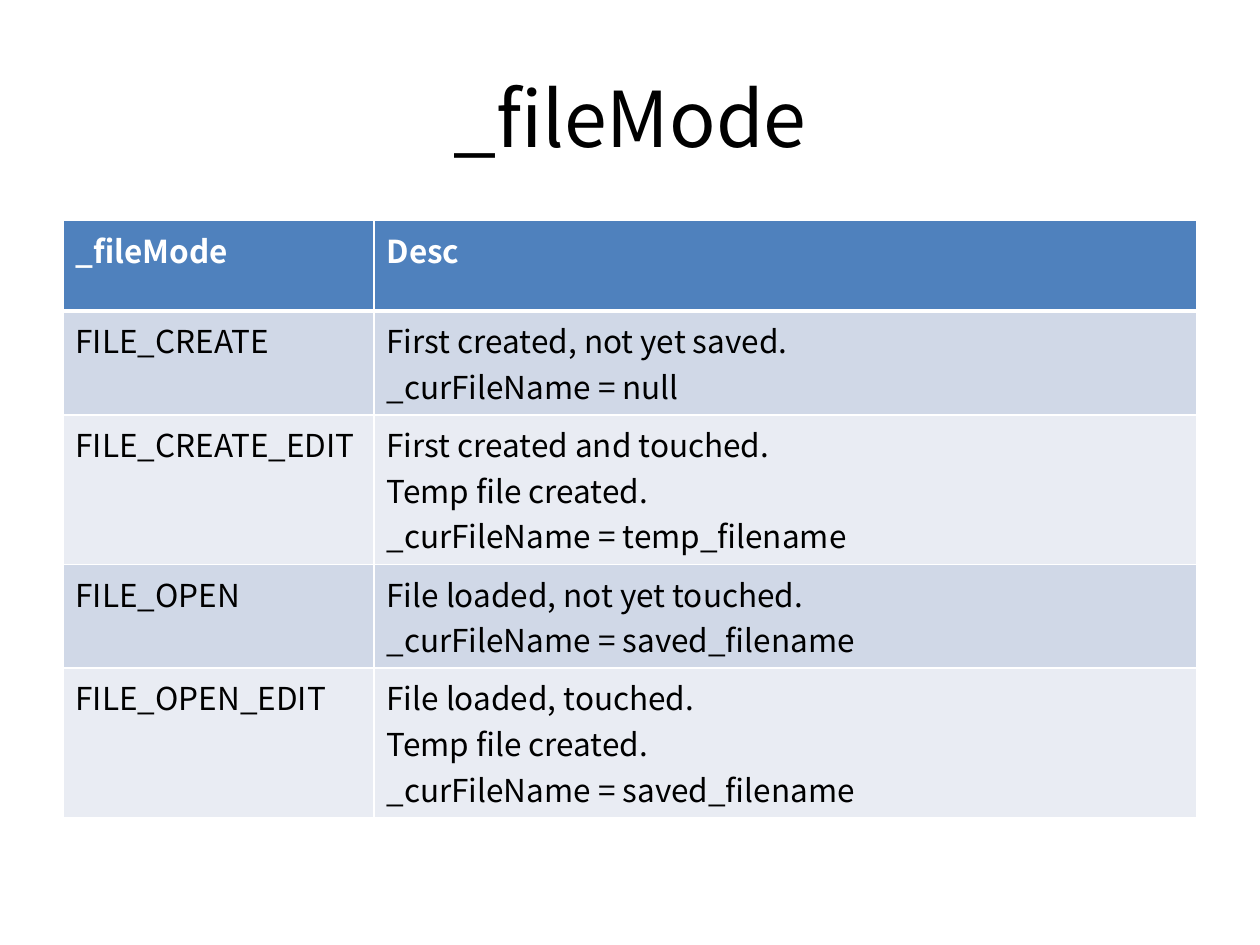
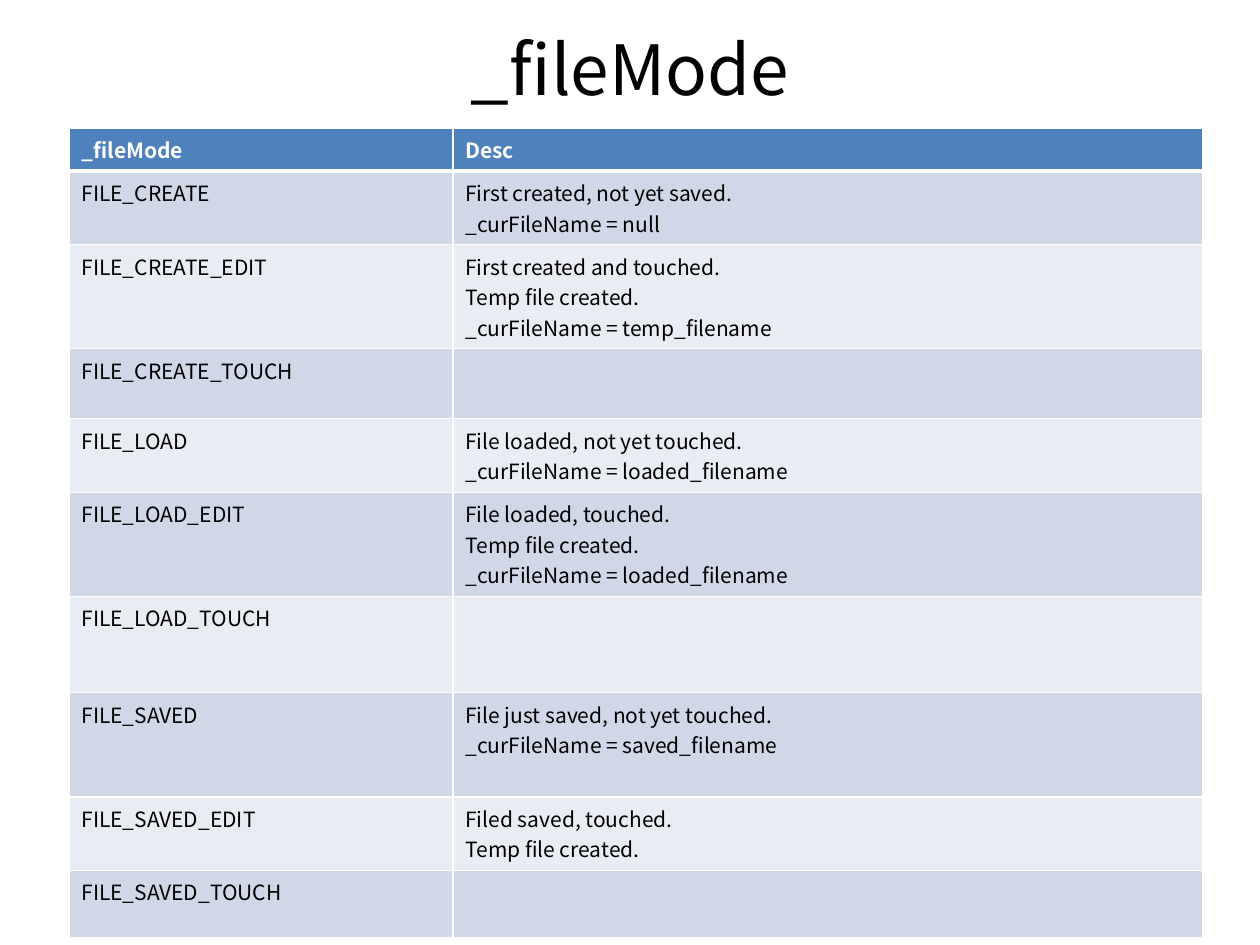
Before and after one commit to dummyFirst/HelloSpen2, a slide deck: slide 2 of usr_doc/HelloSpen2_Programming_Table.pptx. Drawn at 1260x945 pixels with LibreOffice and Linux fonts; fonts in the diff are those of the drawing. Boxes give left, top, right and bottom in pixels: in the first picture for what was removed or moved away, otherwise in the second. Text is boxed around its words. In the diff, an @@ line names an element or a change of style, - is before the commit and + after.

Commit message:
Detail TaskMode Constants

```diff
--- a/usr_doc/HelloSpen2_Programming_Table.pptx
+++ b/usr_doc/HelloSpen2_Programming_Table.pptx
@@ title "_fileMode" at (x1=471, y1=39, x2=789, y2=105): size 44 to 39.6 pt @@
@@ table at (x1=69, y1=129, x2=1203, y2=907) @@
-row 4: FILE_OPEN | File loaded, not yet touched. / _curFileName = saved_filename
-row 5: FILE_OPEN_EDIT | File loaded, touched. / Temp file created. / _curFileName = saved_filename
+row 4: FILE_CREATE_TOUCH | 
+row 5: FILE_LOAD | File loaded, not yet touched. / _curFileName = loaded_filename
+row 6: FILE_LOAD_EDIT | File loaded, touched. / Temp file created. / _curFileName = loaded_filename
+row 7: FILE_LOAD_TOUCH | 
+row 8: FILE_SAVED | File just saved, not yet touched. / _curFileName = saved_filename
+row 9: FILE_SAVED_EDIT | Filed saved, touched. / Temp file created.
+row 10: FILE_SAVED_TOUCH | 
@@ table resized from (x1=63, y1=220, x2=1197, y2=811) to (x1=69, y1=129, x2=1203, y2=907) @@
```
Also in this commit, not shown: 3 other files.
